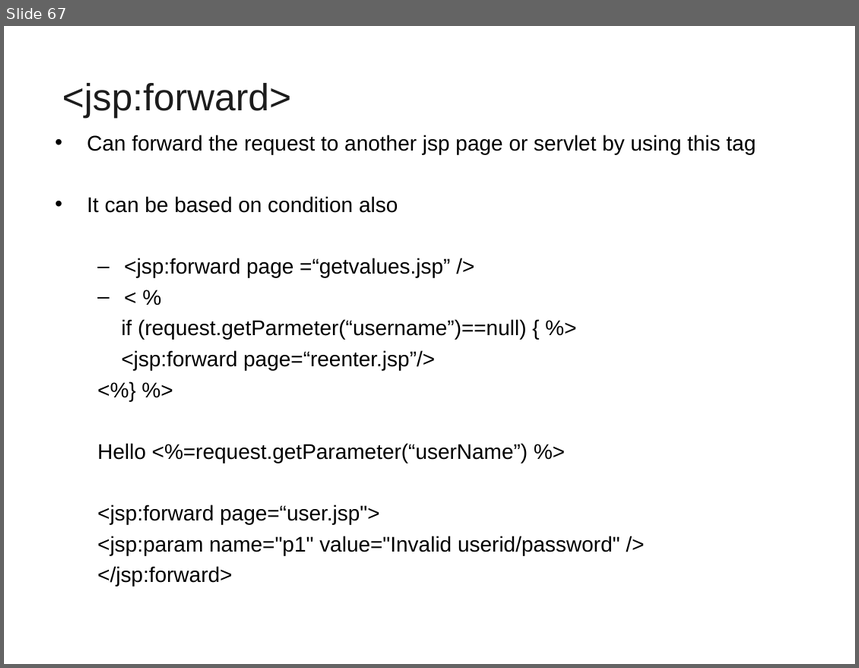
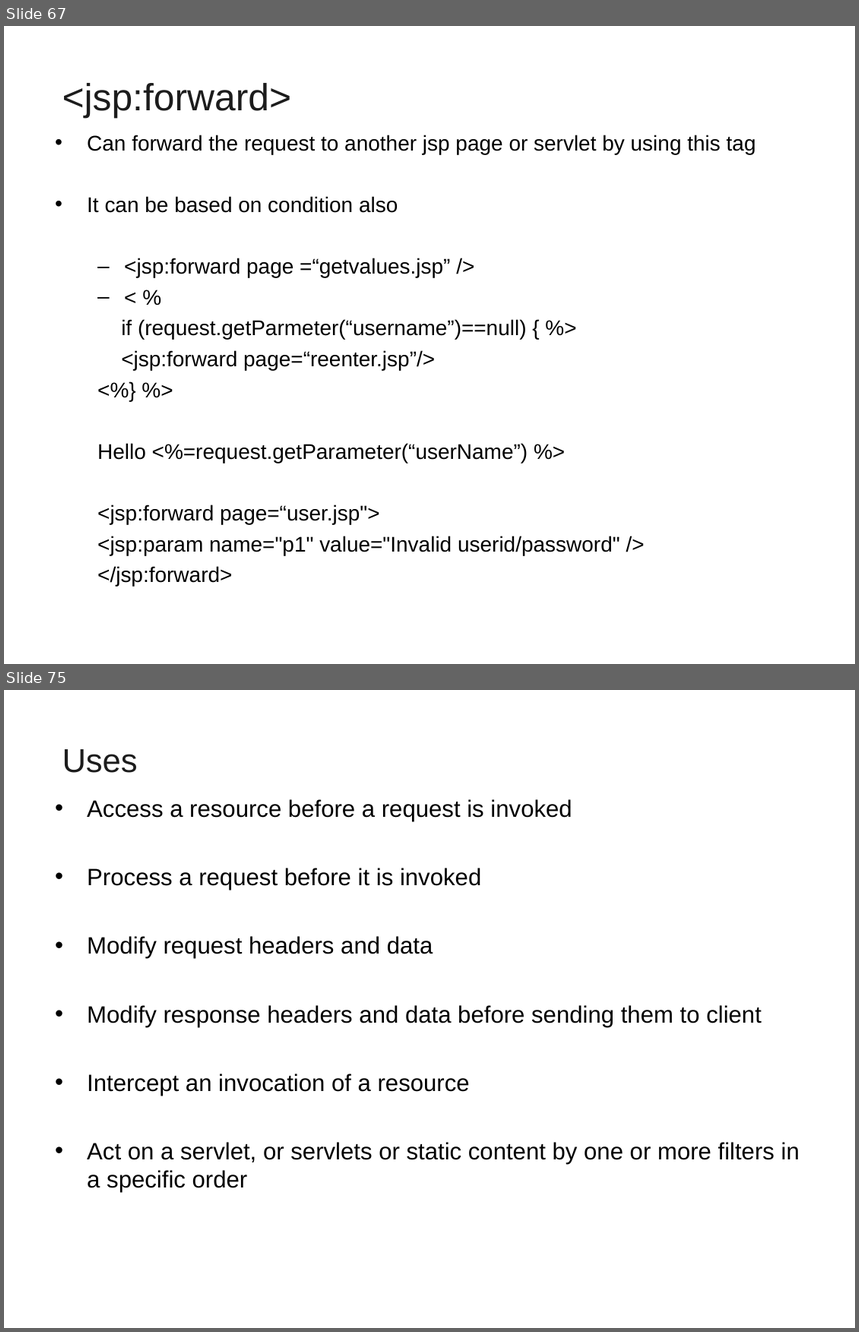
Before and after one commit to vatsanTraining/lumen_sep_2021, a slide deck: JEE_Day1_Lumen_2021.ppt. Shown one above the other, each under a label of ours: slide 67 before the commit, slides 67 and 75 after it; the slides between them are not shown. The pictures are 859x668 and 859x1332 pixels, drawn with LibreOffice and Linux fonts; fonts in the diff are those of the drawing; background and template pictures are left out. Boxes give left, top, right and bottom in pixels: in the first picture for what was removed or moved away, otherwise in the second. Text is boxed around its words. In the diff, an @@ line names an element or a change of style, - is before the commit and + after.

```diff
--- a/JEE_Day1_Lumen_2021.ppt
+++ b/JEE_Day1_Lumen_2021.ppt
@@ slide 75 added at [4, 690, 855, 1328], background picture (left out) @@
@@ title added at [63, 749, 138, 773], 28 pt, text #1C1C1C @@
+Uses
@@ text added at [87, 799, 800, 1193], 20 pt, text #000000 @@
+• Access a resource before a request is invoked
+• Process a request before it is invoked
+• Modify request headers and data
+• Modify response headers and data before sending them to client
+• Intercept an invocation of a resource
+• Act on a servlet, or servlets or static content by one or more filters in a specific order
```
Also in this commit, not shown: 1 slide changed, 10 other slides added.
